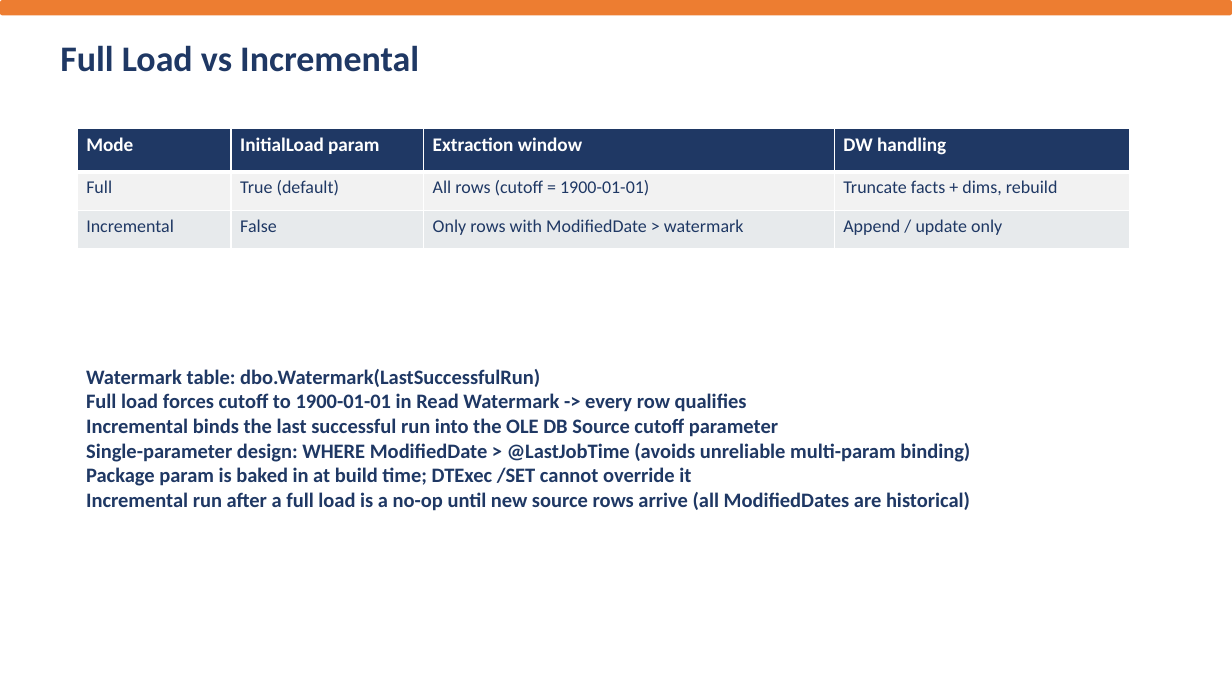
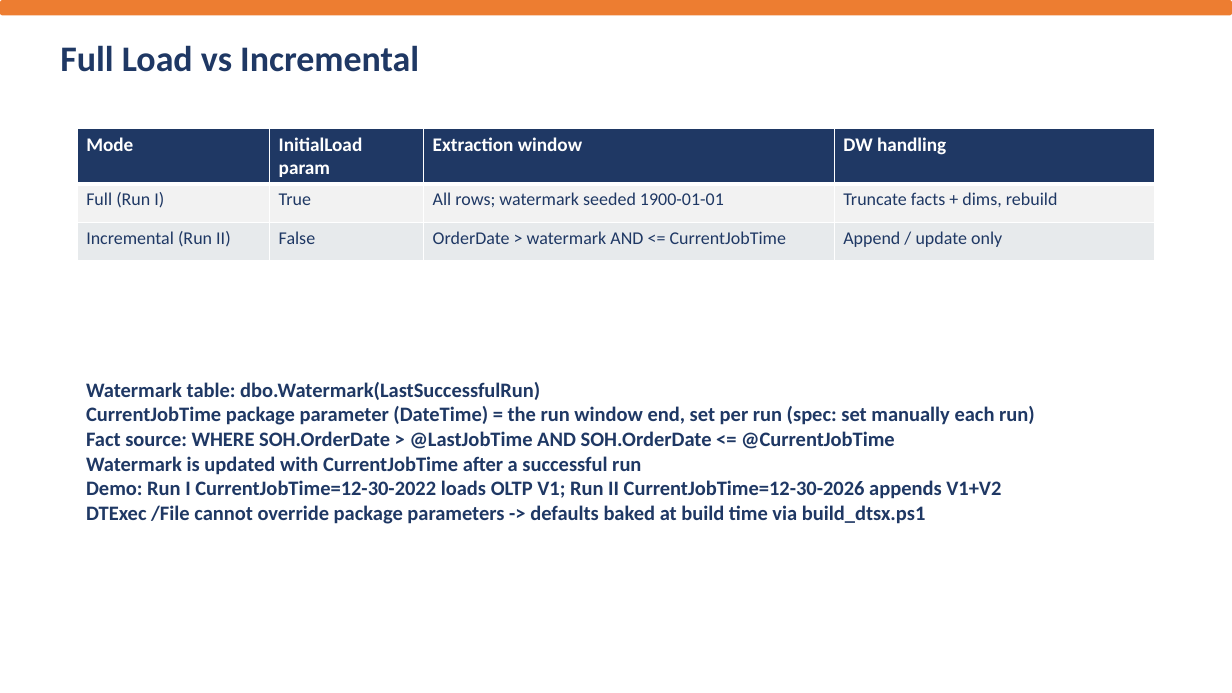
Before and after one commit to SayedGameaSayed/Ejada-Project, a slide deck: slide 8 of Docs/AdventureWorks_ETL_Presentation.pptx. Drawn at 1232x693 pixels with LibreOffice and Linux fonts; fonts in the diff are those of the drawing. Boxes give left, top, right and bottom in pixels: in the first picture for what was removed or moved away, otherwise in the second. Text is boxed around its words. In the diff, an @@ line names an element or a change of style, - is before the commit and + after.

Commit message:
Align ETL package with company spec: rename to Load DW Pipeline, CurrentJobTime window, product SCD2 + SellEndDate, Language param; add DW backup, presentation, submission zip

```diff
--- a/Docs/AdventureWorks_ETL_Presentation.pptx
+++ b/Docs/AdventureWorks_ETL_Presentation.pptx
@@ table at bbox=[77, 128, 1154, 514] @@
-row 2: Full | True (default) | All rows (cutoff = 1900-01-01) | Truncate facts + dims, rebuild
+row 2: Full (Run I) | True | All rows; watermark seeded 1900-01-01 | Truncate facts + dims, rebuild
-row 3, column 1: Incremental
+row 3, column 1: Incremental (Run II)
-row 3, column 3: Only rows with ModifiedDate > watermark
+row 3, column 3: OrderDate > watermark AND <= CurrentJobTime
@@ table: place and size @@
-table at bbox=[77, 128, 1128, 514]
+table at bbox=[77, 128, 1154, 514]
@@ text at bbox=[86, 382, 1035, 524]: text changed @@
-Watermark table: dbo.Watermark(LastSuccessfulRun)
-Full load forces cutoff to 1900-01-01 in Read Watermark -> every row qualifies
-Incremental binds the last successful run into the OLE DB Source cutoff parameter
-Single-parameter design: WHERE ModifiedDate > @LastJobTime (avoids unreliable multi-param binding)
-Package param is baked in at build time; DTExec /SET cannot override it
-Incremental run after a full load is a no-op until new source rows arrive (all ModifiedDates are historical)
+Watermark table: dbo.Watermark(LastSuccessfulRun)
+CurrentJobTime package parameter (DateTime) = the run window end, set per run (spec: set manually each run)
+Fact source: WHERE SOH.OrderDate > @LastJobTime AND SOH.OrderDate <= @CurrentJobTime
+Watermark is updated with CurrentJobTime after a successful run
+Demo: Run I CurrentJobTime=12-30-2022 loads OLTP V1; Run II CurrentJobTime=12-30-2026 appends V1+V2
+DTExec /File cannot override package parameters -> defaults baked at build time via build_dtsx.ps1
```
Also in this commit, not shown: 7 other slides changed, 7 other files.
